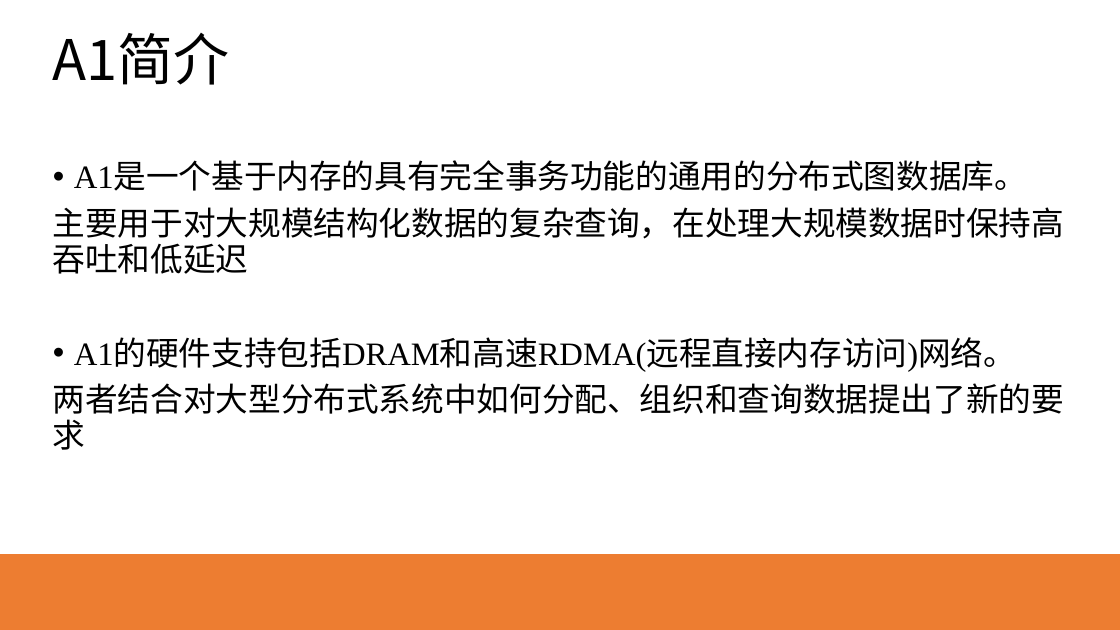
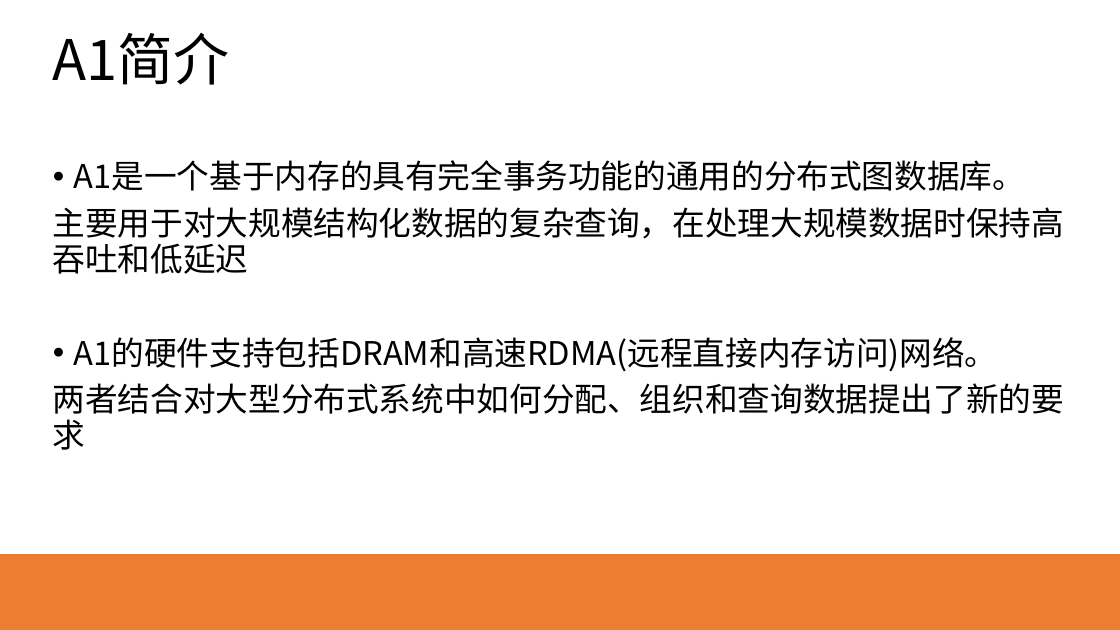
Before and after one commit to HEU-CS/new-database-Yeecoder, a slide deck: slide 2 of S320067135赵博文.pptx. Drawn at 1120x630 pixels with LibreOffice and Linux fonts; fonts in the diff are those of the drawing. Boxes give left, top, right and bottom in pixels: in the first picture for what was removed or moved away, otherwise in the second. Text is boxed around its words. In the diff, an @@ line names an element or a change of style, - is before the commit and + after.

```diff
--- a/S320067135赵博文.pptx
+++ b/S320067135赵博文.pptx
@@ text "A1是一个基于内存的具有完全事务功能的通用的分布式图数据库。" at (53,160,1064,450): font Times New Roman to Noto Sans CJK SC @@
```
Also in this commit, not shown: 1 other slide changed, 1 other file.
